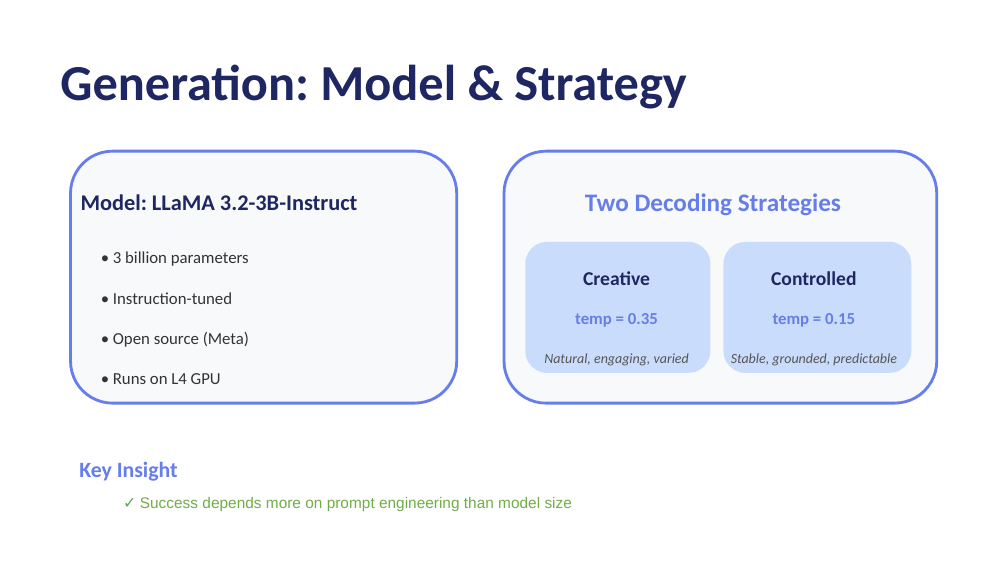
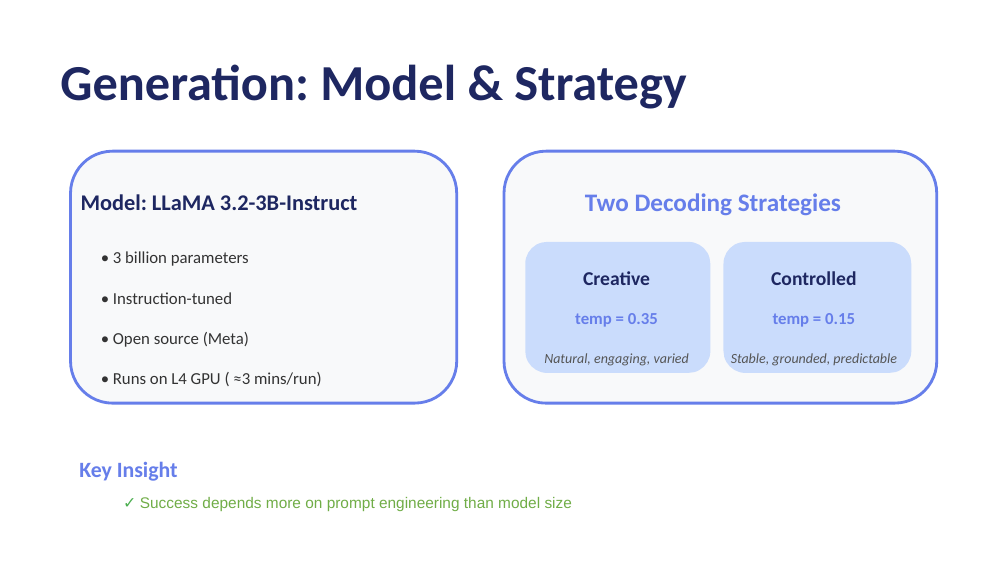
Before and after one commit to marcosfsousa/project-ironhack-automated-customer-reviews, a slide deck: slide 8 of deliverables/G8 - Automated Customer Reviews - Presentation.pptx. Drawn at 1008x567 pixels with LibreOffice and Linux fonts; fonts in the diff are those of the drawing. Boxes give left, top, right and bottom in pixels: in the first picture for what was removed or moved away, otherwise in the second. Text is boxed around its words. In the diff, an @@ line names an element or a change of style, - is before the commit and + after.

```diff
--- a/deliverables/G8 - Automated Customer Reviews - Presentation.pptx
+++ b/deliverables/G8 - Automated Customer Reviews - Presentation.pptx
@@ text "• Runs on L4 GPU ..." at [113,372,322,386]: vertical alignment middle to bottom @@
@@ text at [113,372,322,386]: text changed @@
-• Runs on L4 GPU
+• Runs on L4 GPU ( ≈3 mins/run)
```
Also in this commit, not shown: 7 other slides changed, 2 slides added, 1 slide removed.
